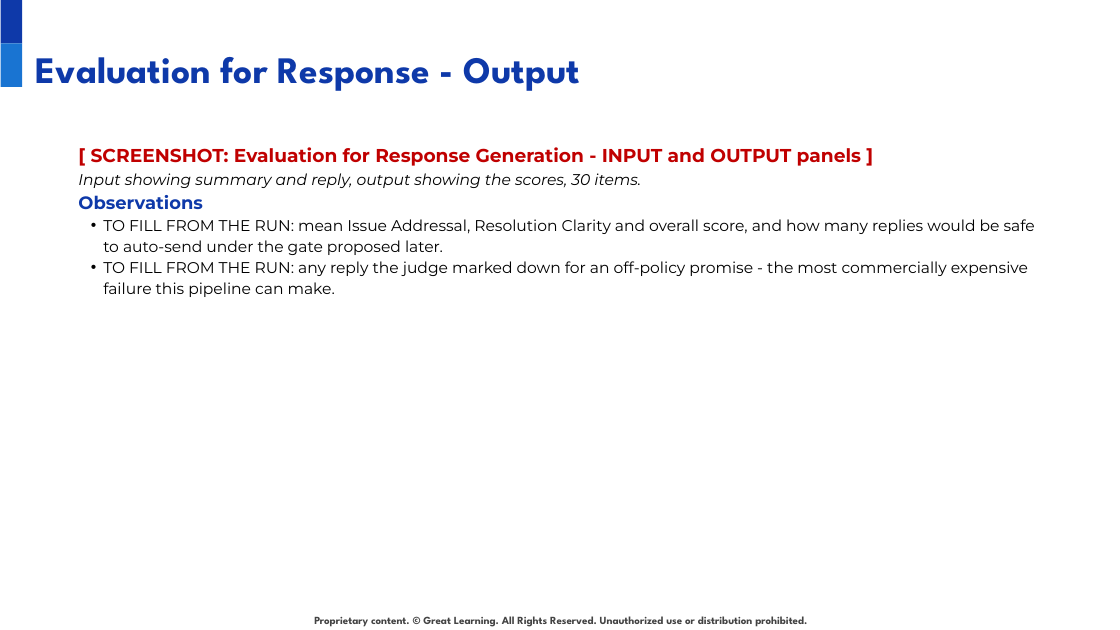
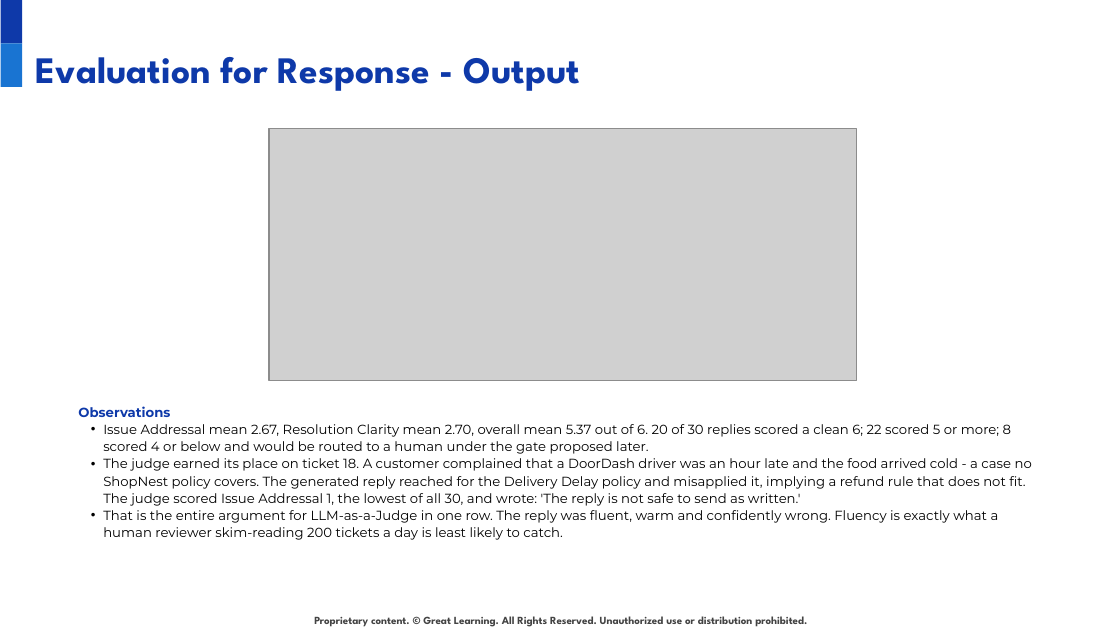
Before and after one commit to anirudhatalmale6-alt/shopnest-ticket-intelligence-n8n, a slide deck: slide 16 of deck/ShopNest_Solution_Presentation.pptx. Drawn at 1120x630 pixels with LibreOffice and Linux fonts; fonts in the diff are those of the drawing; grey boxes stand for pictures; background and template pictures are left out. Boxes give left, top, right and bottom in pixels: in the first picture for what was removed or moved away, otherwise in the second. Text is boxed around its words. In the diff, an @@ line names an element or a change of style, - is before the commit and + after.

```diff
--- a/deck/ShopNest_Solution_Presentation.pptx
+++ b/deck/ShopNest_Solution_Presentation.pptx
@@ text at (78,147,861,188): paragraphs removed @@
-[ SCREENSHOT: Evaluation for Response Generation - INPUT and OUTPUT panels ]
-Input showing summary and reply, output showing the scores, 30 items.
@@ picture added at (269,129,857,381) @@
@@ text "Observations": place and size @@
-text "Observations" at (78,147,1035,297)
+text "Observations" at (78,406,1032,540)
@@ text at (78,406,170,417): size 11.5 to 8.5 pt in "Observations"; line spacing 16pt to 11pt @@
@@ text at (103,424,1032,540): text changed; size 10 to 8.5 pt @@
-• TO FILL FROM THE RUN: mean Issue Addressal, Resolution Clarity and overall score, and how many replies would be safe to auto-send under the gate proposed later.
-• TO FILL FROM THE RUN: any reply the judge marked down for an off-policy promise - the most commercially expensive failure this pipeline can make.
+• Issue Addressal mean 2.67, Resolution Clarity mean 2.70, overall mean 5.37 out of 6. 20 of 30 replies scored a clean 6; 22 scored 5 or more; 8 scored 4 or below and would be routed to a human under the gate proposed later.
+• The judge earned its place on ticket 18. A customer complained that a DoorDash driver was an hour late and the food arrived cold - a case no ShopNest policy covers. The generated reply reached for the Delivery Delay policy and misapplied it, implying a refund rule that does not fit. The judge scored Issue Addressal 1, the lowest of all 30, and wrote: 'The reply is not safe to send as written.'
+• That is the entire argument for LLM-as-a-Judge in one row. The reply was fluent, warm and confidently wrong. Fluency is exactly what a human reviewer skim-reading 200 tickets a day is least likely to catch.
```
Also in this commit, not shown: 7 other slides changed, 13 other files.
